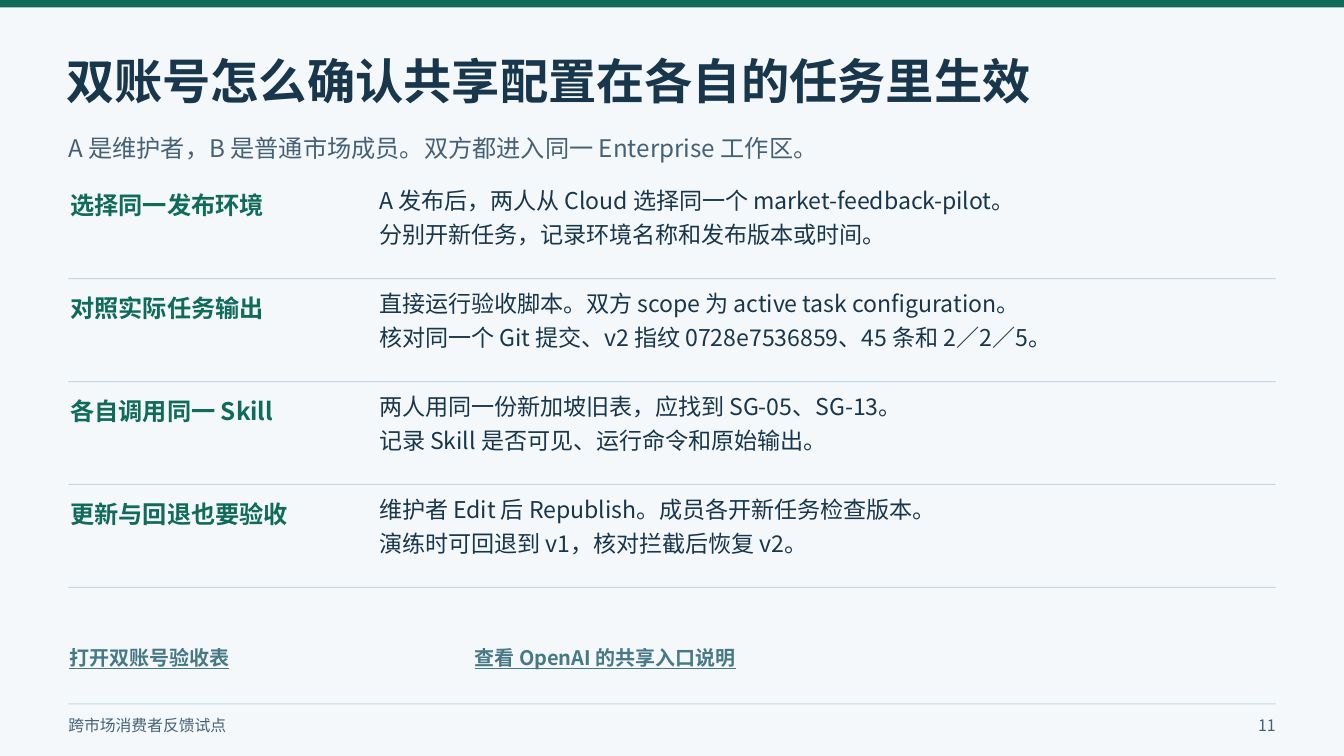
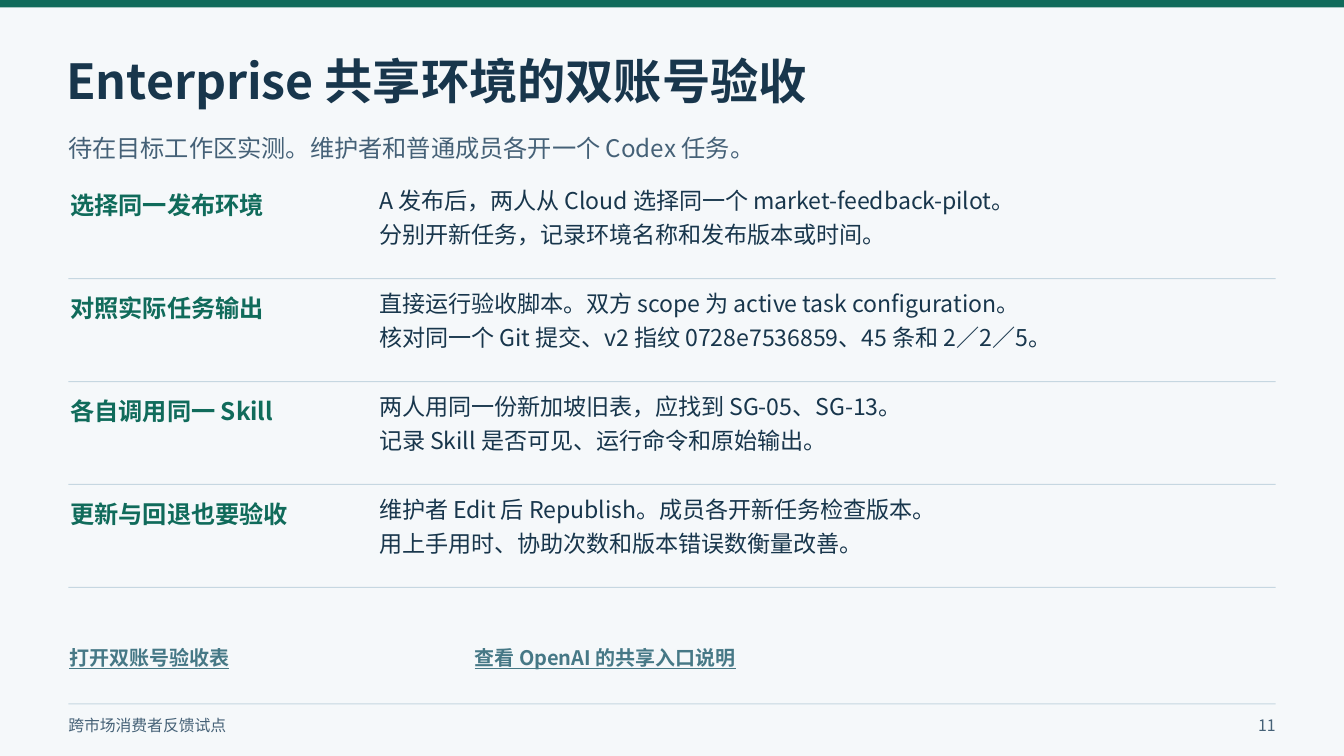
Before and after one commit to peterljlj/market-feedback-cloud-demo, a slide deck: slide 11 of docs/demo/enterprise-cloud-collaboration.pptx. Drawn at 1344x756 pixels with LibreOffice and Linux fonts; fonts in the diff are those of the drawing. Boxes give left, top, right and bottom in pixels: in the first picture for what was removed or moved away, otherwise in the second. Text is boxed around its words. In the diff, an @@ line names an element or a change of style, - is before the commit and + after.

Commit message:
Focus the Codex showcase on environment configuration and handoffs

```diff
--- a/docs/demo/enterprise-cloud-collaboration.pptx
+++ b/docs/demo/enterprise-cloud-collaboration.pptx
@@ text at (x1=66, y1=57, x2=807, y2=110): text changed @@
-双账号怎么确认共享配置在各自的任务里生效
+Enterprise 共享环境的双账号验收
@@ text at (x1=68, y1=136, x2=755, y2=159): text changed @@
-A 是维护者，B 是普通市场成员。双方都进入同一 Enterprise 工作区。
+待在目标工作区实测。维护者和普通成员各开一个 Codex 任务。
@@ text at (x1=379, y1=532, x2=862, y2=554): text changed @@
-演练时可回退到 v1，核对拦截后恢复 v2。
+用上手用时、协助次数和版本错误数衡量改善。
```
Also in this commit, not shown: 7 other slides changed, 2 slides added, 2 slides removed, 4 other files.
